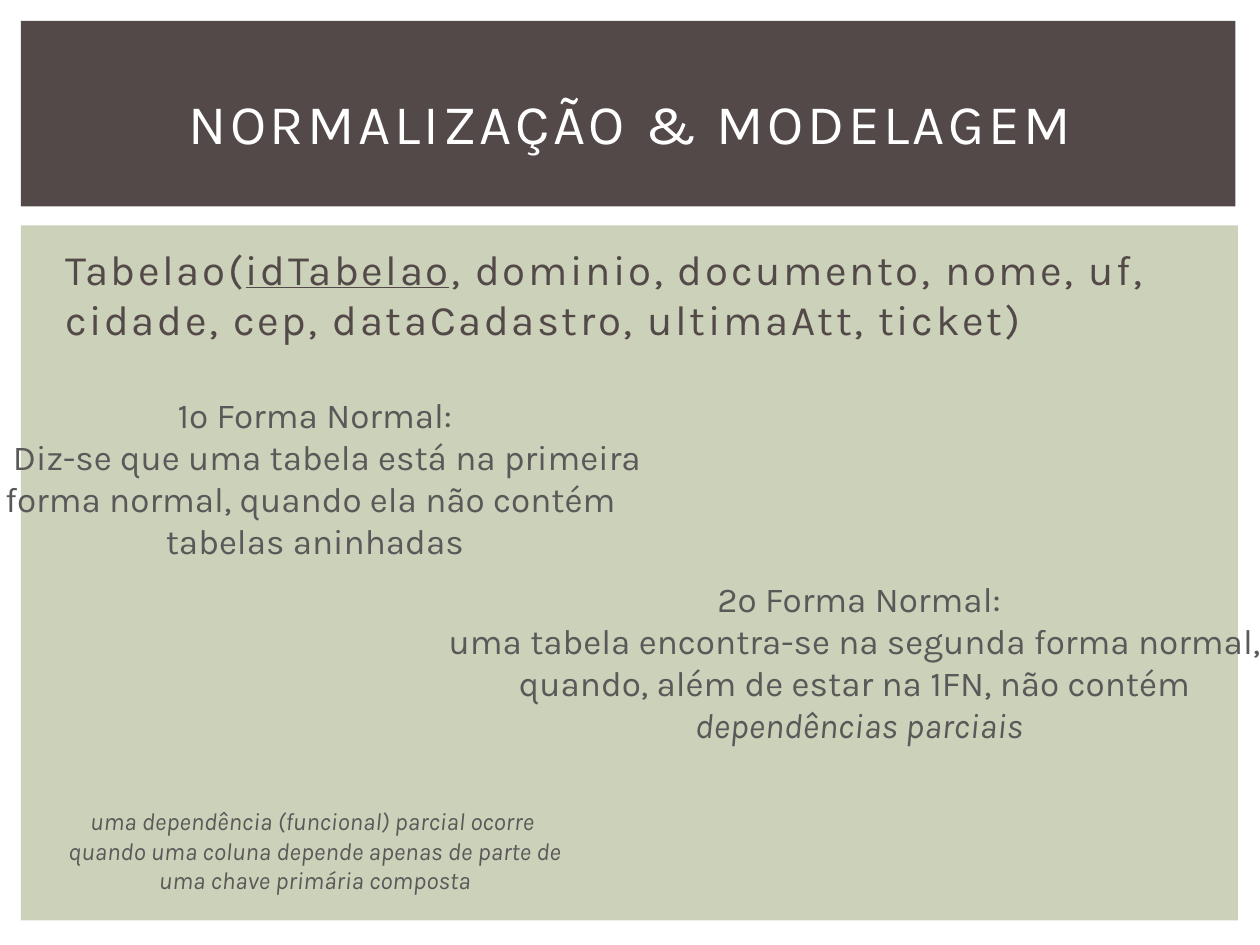
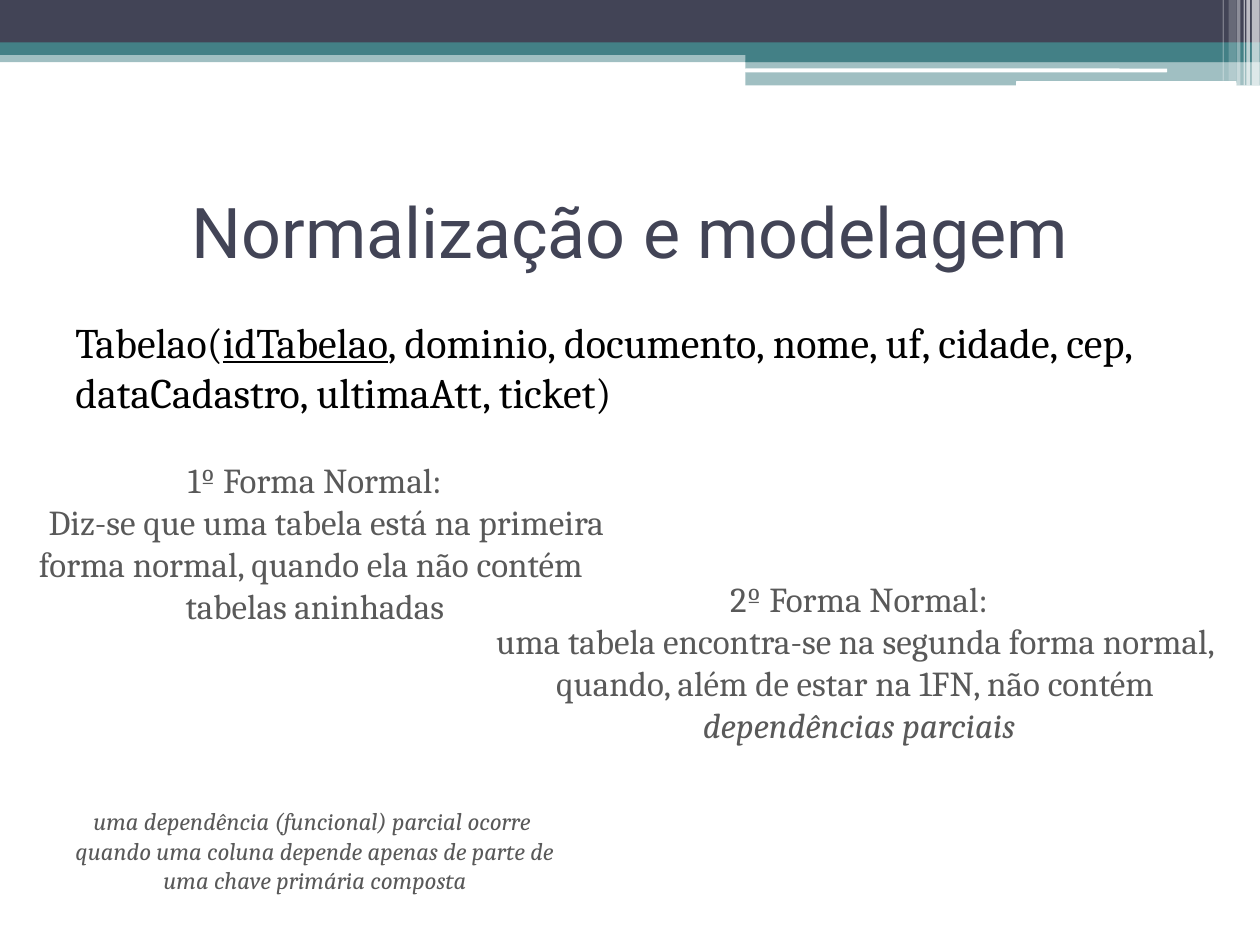
Before and after one commit to notzilly/fundBD-elc119, a slide deck: slide 6 of apresentacao.pptx. Drawn at 1260x945 pixels with LibreOffice and Linux fonts; fonts in the diff are those of the drawing. Boxes give left, top, right and bottom in pixels: in the first picture for what was removed or moved away, otherwise in the second. Text is boxed around its words. In the diff, an @@ line names an element or a change of style, - is before the commit and + after.

```diff
--- a/apresentacao.pptx
+++ b/apresentacao.pptx
@@ rectangle added at <box>0,0,1260,43</box>, fill #424456 @@
@@ rectangle added at <box>1222,0,1223,81</box>, fill #FFFFFF at 30% opacity @@
@@ rectangle added at <box>1228,0,1236,81</box>, fill #FFFFFF at 20% opacity @@
@@ rectangle added at <box>1237,0,1241,86</box>, fill #FFFFFF at 40% opacity @@
@@ rectangle added at <box>1244,0,1245,86</box>, fill #FFFFFF at 60% opacity @@
@@ rectangle added at <box>1246,0,1250,86</box>, fill #FFFFFF at 65% opacity @@
@@ rectangle added at <box>1252,0,1260,86</box>, fill #FFFFFF at 65% opacity @@
@@ rectangle: place and size @@
-rectangle at <box>21,21,1236,207</box>
+rectangle at <box>0,50,1260,62</box>
@@ rectangle at <box>0,50,1260,62</box>: fill #534949 to #438086 at 50% opacity @@
@@ rectangle added at <box>0,43,1260,55</box>, fill #438086 @@
@@ rectangle added at <box>746,49,1260,62</box>, fill #438086 @@
@@ rounded rectangle added at <box>745,68,1167,72</box>, fill #FFFFFF @@
@@ rectangle added at <box>746,60,1260,86</box>, fill #438086 at 50% opacity @@
@@ rounded rectangle added at <box>1016,81,1236,86</box>, fill #FFFFFF @@
@@ title at <box>192,205,1067,273</box>: text changed; size 32 to 40 pt; font Karla to Roboto; text colour #FFFFFF to #424456 @@
-NORMALIZAÇÃO & MODELAGEM
+Normalização e modelagem
@@ rectangle removed at <box>21,226,1239,921</box> @@
@@ text "Tabelao(idTabelao, dominio, documento, nome, uf, ...": place and size @@
-text "Tabelao(idTabelao, dominio, documento, nome, uf, ..." at <box>65,254,1143,345</box>
+text "Tabelao(idTabelao, dominio, documento, nome, uf, ..." at <box>75,328,1133,414</box>
@@ text "Tabelao(idTabelao, dominio, documento, nome, uf, ..." at <box>75,328,1133,414</box>: font Karla to Cambria, text colour #534949 to #000000, letter spacing 1.5 to 0 pt; less space between paragraphs @@
@@ font Karla to Cambria in 3 elements at <box>496,587,1215,746</box>, <box>75,813,553,895</box>, <box>39,468,604,620</box> @@
@@ text "1º Forma Normal: Diz-se que ...": place and size @@
-text "1º Forma Normal: Diz-se que ..." at <box>5,404,641,555</box>
+text "1º Forma Normal: Diz-se que ..." at <box>39,468,604,620</box>
```
Also in this commit, not shown: 11 other slides changed, 1 other file.
